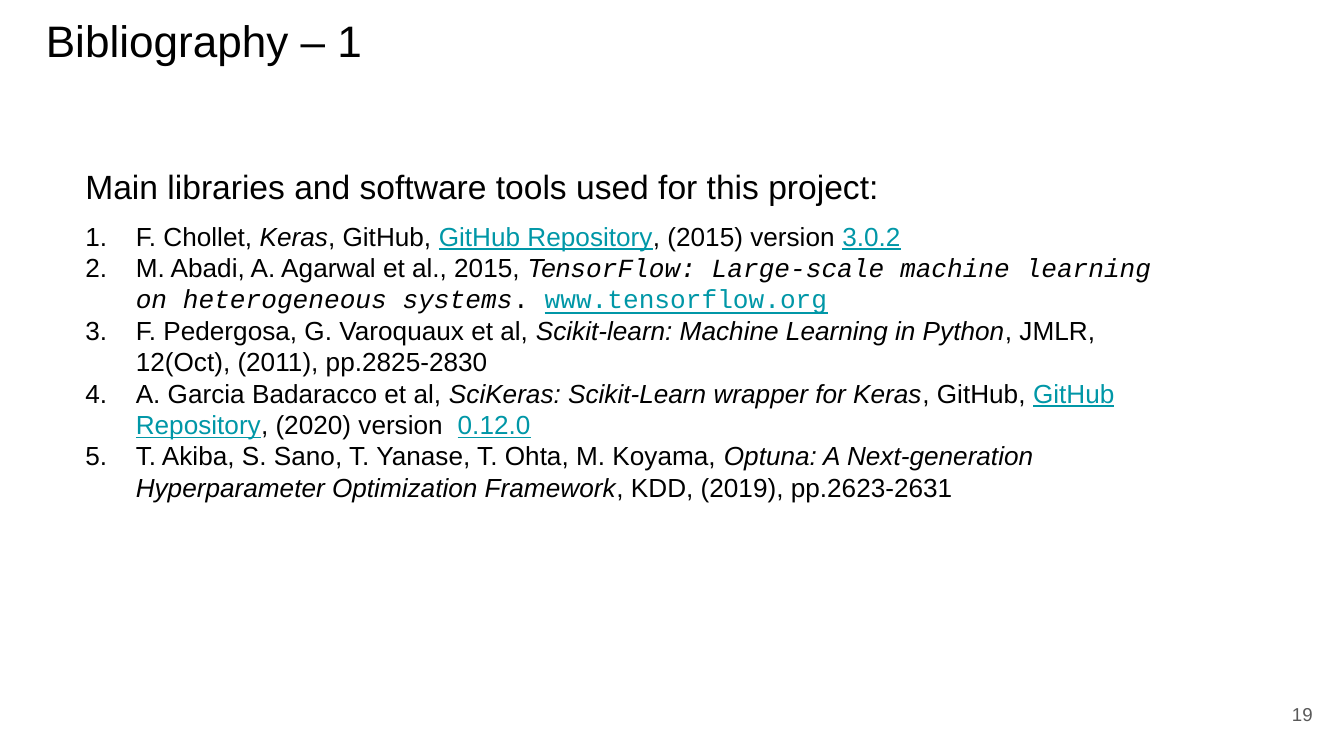
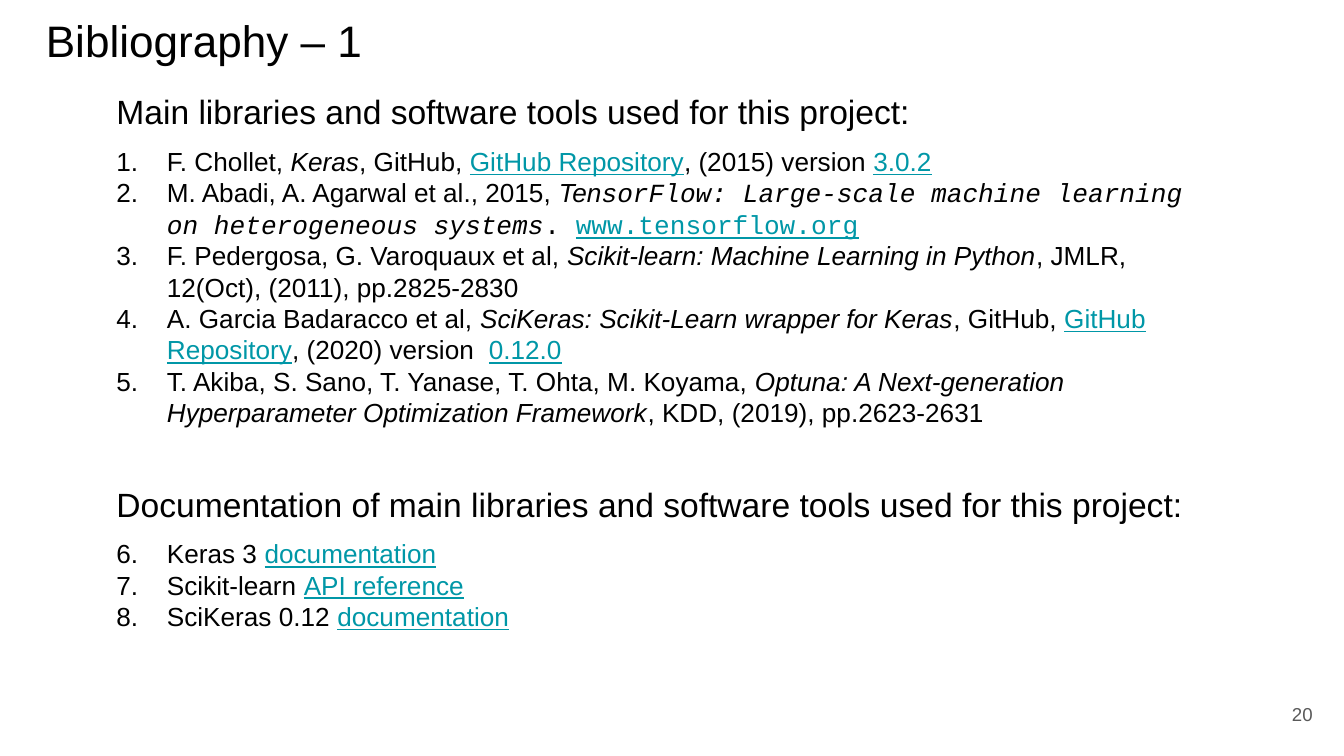
Before and after one commit to paolo-junior-mollica/machine-learning-project, a slide deck: slide 20 of relazione/ML-2023-PRJ-Slides-Demo.pptx (slide 19 before the commit). Drawn at 1344x756 pixels with LibreOffice and Linux fonts; fonts in the diff are those of the drawing. Boxes give left, top, right and bottom in pixels: in the first picture for what was removed or moved away, otherwise in the second. Text is boxed around its words. In the diff, an @@ line names an element or a change of style, - is before the commit and + after.

```diff
--- a/relazione/ML-2023-PRJ-Slides-Demo.pptx
+++ b/relazione/ML-2023-PRJ-Slides-Demo.pptx
@@ text "Main libraries and software tools ...": place and size @@
-text "Main libraries and software tools ..." at (85, 174, 878, 205)
+text "Main libraries and software tools ..." at (116, 99, 909, 130)
@@ text "F. Chollet, Keras, GitHub, GitHub ...": place and size @@
-text "F. Chollet, Keras, GitHub, GitHub ..." at (136, 227, 1152, 503)
+text "F. Chollet, Keras, GitHub, GitHub ..." at (167, 152, 1183, 428)
@@ text added at (116, 492, 1182, 523), 18 pt, text #000000 @@
+Documentation of main libraries and software tools used for this project:
@@ text added at (167, 544, 509, 630), 14 pt, text #0097A7, underline @@
+6. Keras 3 documentation
+7. Scikit-learn API reference
+8. SciKeras 0.12 documentation
@@ page number at (1292, 708, 1313, 721): text changed @@
-19
+20
```
Also in this commit, not shown: 4 other slides changed, 1 slide added.
